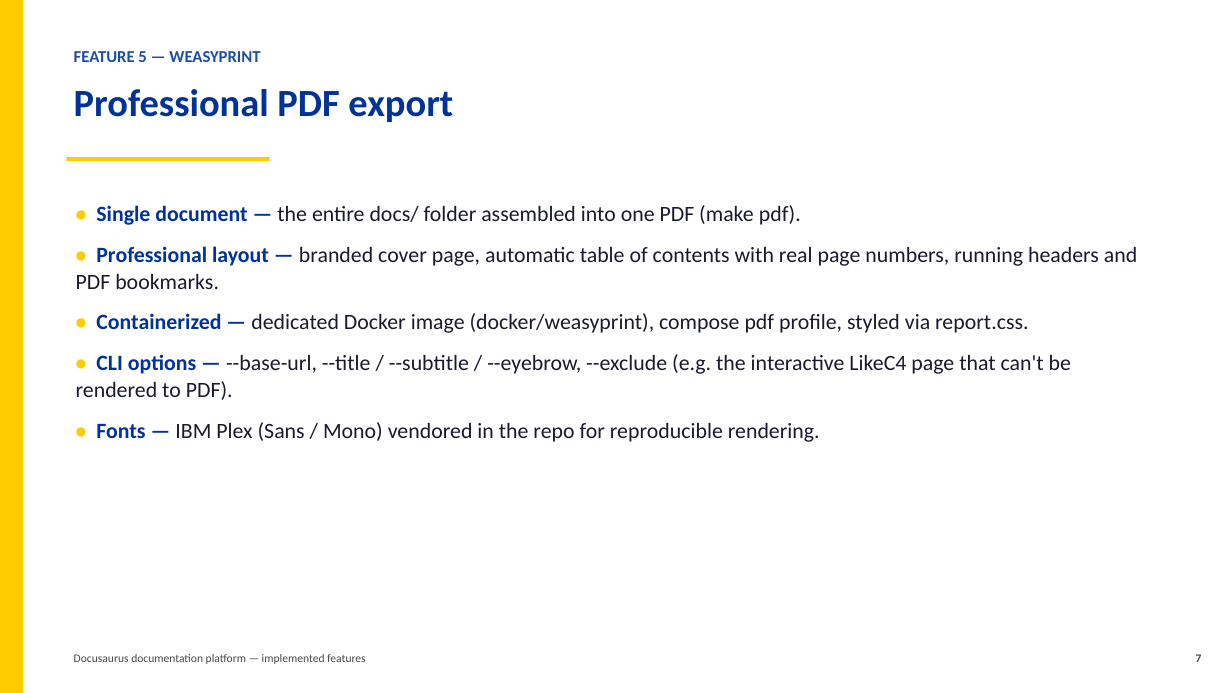
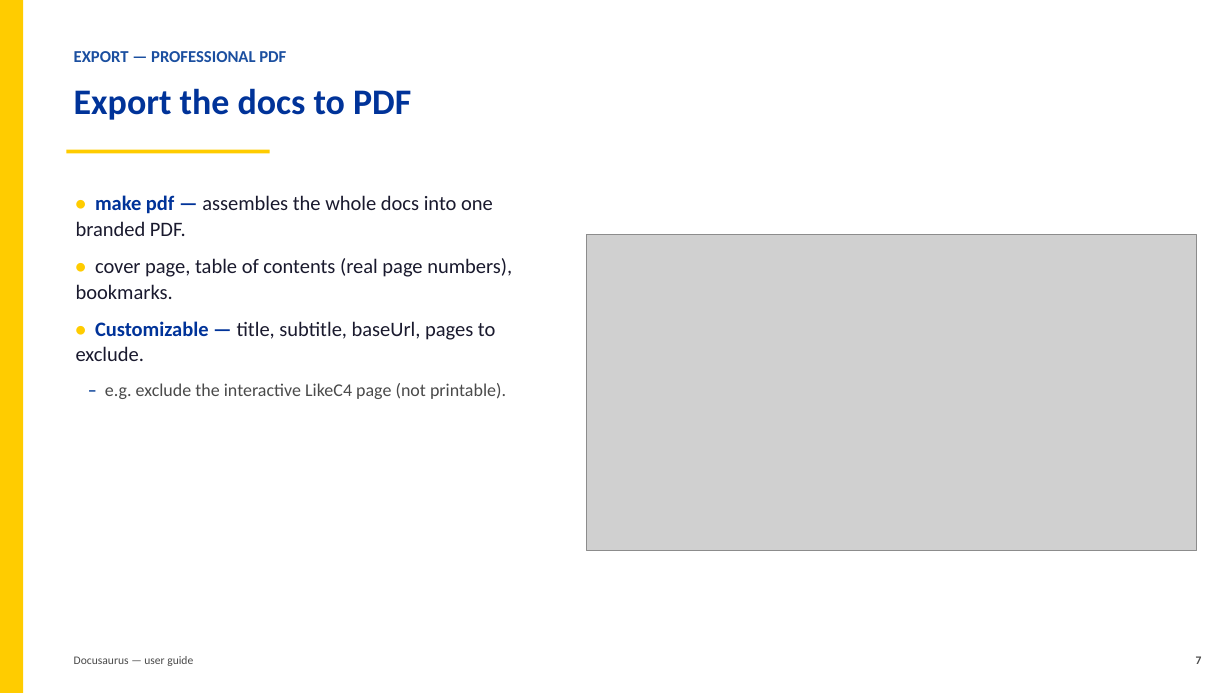
Before and after one commit to InnovateIt-ak/docusaurus, a slide deck: slide 7 of implemented-features.pptx. Drawn at 1232x693 pixels with LibreOffice and Linux fonts; fonts in the diff are those of the drawing; grey boxes stand for pictures. Boxes give left, top, right and bottom in pixels: in the first picture for what was removed or moved away, otherwise in the second. Text is boxed around its words. In the diff, an @@ line names an element or a change of style, - is before the commit and + after.

```diff
--- a/implemented-features.pptx
+++ b/implemented-features.pptx
@@ text at box(74, 51, 286, 62): text changed @@
-FEATURE 5 — WEASYPRINT
+EXPORT — PROFESSIONAL PDF
@@ text at box(74, 88, 411, 120): text changed; size 30 to 28 pt @@
-Professional PDF export
+Export the docs to PDF
@@ rectangle: place and size @@
-rectangle at box(67, 157, 270, 161)
+rectangle at box(67, 150, 270, 153)
@@ text at box(76, 195, 512, 399): text changed; size 17 to 16 pt @@
-• Single document — the entire docs/ folder assembled into one PDF (make pdf).
-• Professional layout — branded cover page, automatic table of contents with real page numbers, running headers and PDF bookmarks.
-• Containerized — dedicated Docker image (docker/weasyprint), compose pdf profile, styled via report.css.
-• CLI options — --base-url, --title / --subtitle / --eyebrow, --exclude (e.g. the interactive LikeC4 page that can't be rendered to PDF).
-• Fonts — IBM Plex (Sans / Mono) vendored in the repo for reproducible rendering.
+• make pdf — assembles the whole docs into one branded PDF.
+• cover page, table of contents (real page numbers), bookmarks.
+• Customizable — title, subtitle, baseUrl, pages to exclude.
+– e.g. exclude the interactive LikeC4 page (not printable).
@@ picture added at box(587, 235, 1197, 551) @@
@@ text at box(74, 656, 193, 666): text changed @@
-Docusaurus documentation platform — implemented features
+Docusaurus — user guide
```
Also in this commit, not shown: 6 other slides changed, 3 slides added, 3 slides removed, 5 other files.
